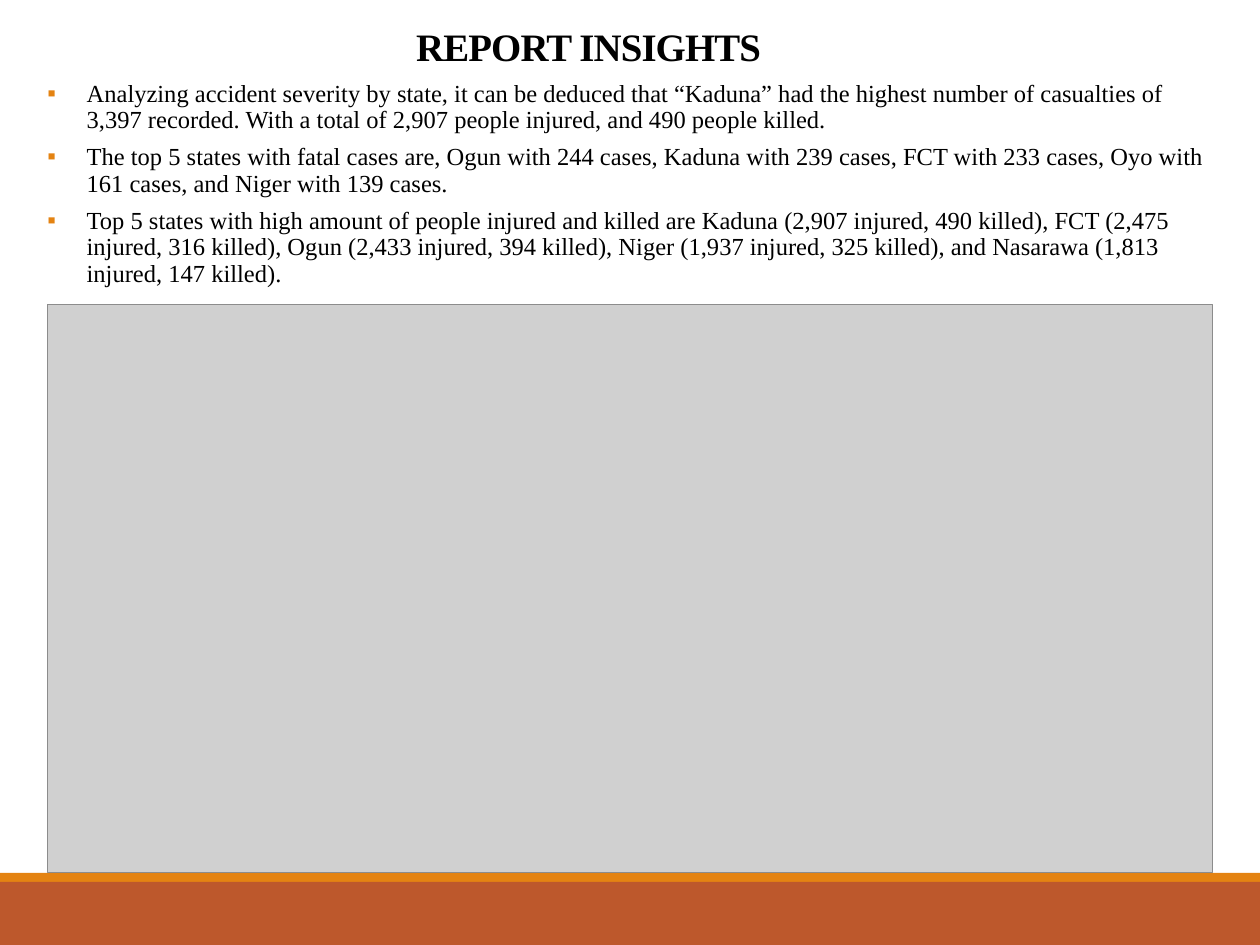
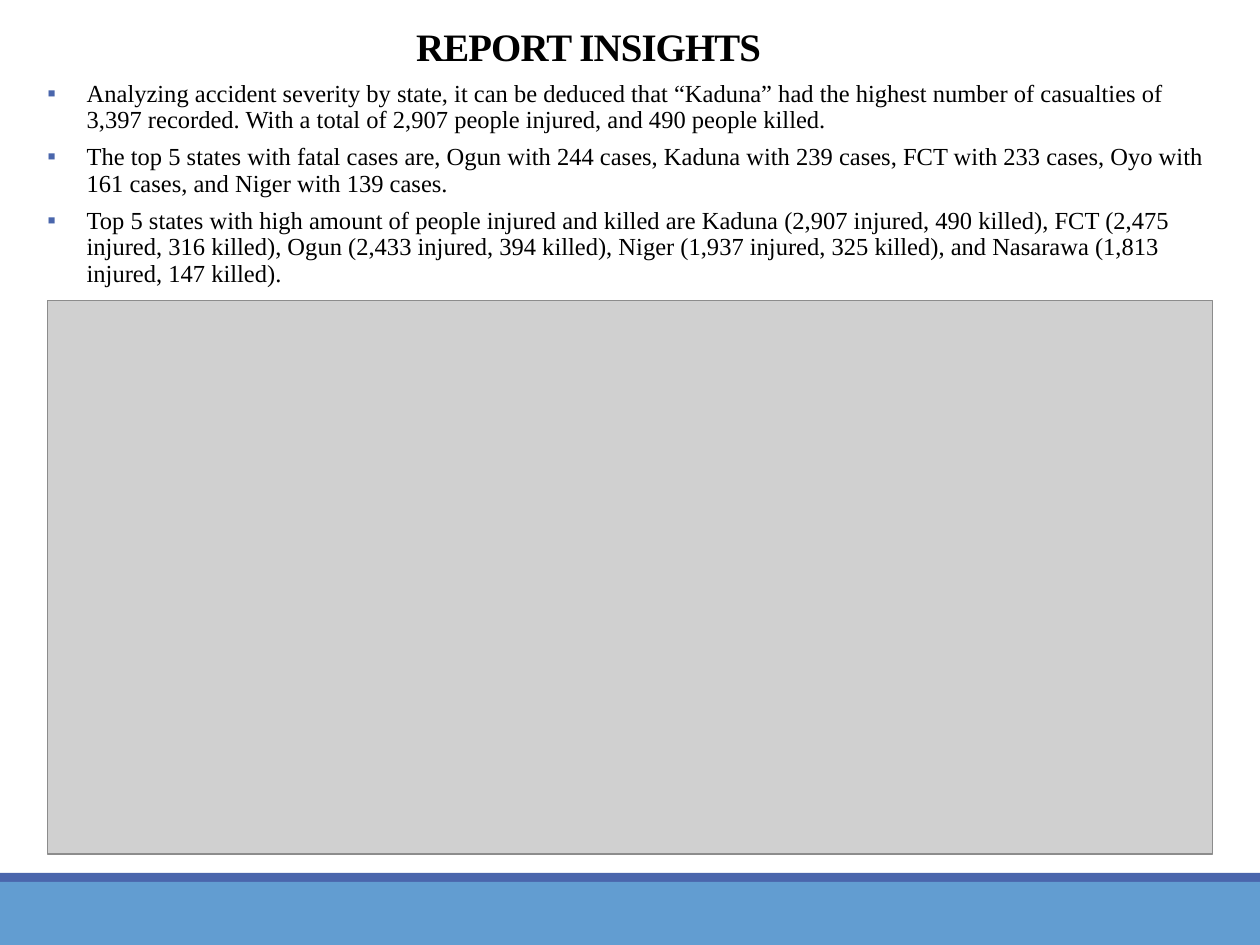
Before and after one commit to bisi-leye/RoadAccidentAnalysis, a slide deck: slide 8 of Road Accident Analysis Presentation Slides.pptx. Drawn at 1260x945 pixels with LibreOffice and Linux fonts; fonts in the diff are those of the drawing; grey boxes stand for pictures. Boxes give left, top, right and bottom in pixels: in the first picture for what was removed or moved away, otherwise in the second. Text is boxed around its words. In the diff, an @@ line names an element or a change of style, - is before the commit and + after.

```diff
--- a/Road Accident Analysis Presentation Slides.pptx
+++ b/Road Accident Analysis Presentation Slides.pptx
@@ text "Analyzing accident severity by state, ..." at (87, 84, 1203, 287): bullet colour #E48312 to #4A66AC @@
@@ picture: place and size @@
-picture at (48, 305, 1213, 873)
+picture at (48, 300, 1213, 853)
@@ rectangle at (0, 873, 1260, 882): fill #E48312 to #4A66AC @@
@@ rectangle at (0, 882, 1260, 945): fill #BD582C to #629DD1 @@
```
Also in this commit, not shown: 10 other slides changed, 1 other file.
